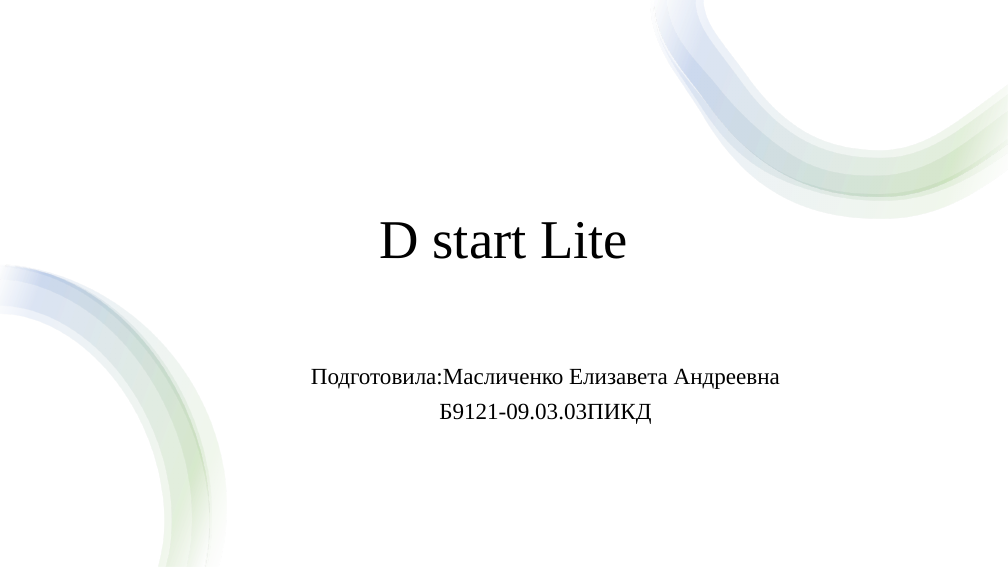
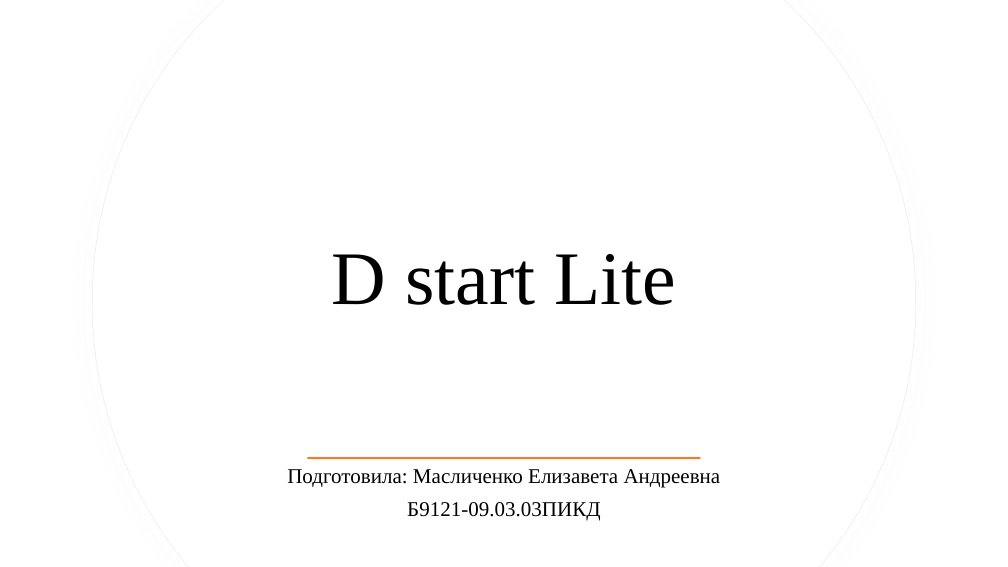
Before and after one commit to lizz770/D-Lite, a slide deck: slide 1 of DstarLite.pptx. Drawn at 1008x567 pixels with LibreOffice and Linux fonts; fonts in the diff are those of the drawing. Boxes give left, top, right and bottom in pixels: in the first picture for what was removed or moved away, otherwise in the second. Text is boxed around its words. In the diff, an @@ line names an element or a change of style, - is before the commit and + after.

```diff
--- a/DstarLite.pptx
+++ b/DstarLite.pptx
@@ rectangle removed at (0,0,1008,567) @@
@@ freeform shape added at (92,0,917,567), fill #FFFFFF, outline #EFEFEF 0.75 pt @@
@@ freeform shape added at (93,0,916,567), fill #FFFFFF @@
@@ group removed at (650,0,1008,219): 4 freeform shapes @@
@@ title "D start Lite": place and size @@
-title "D start Lite" at (380,222,628,259)
+title "D start Lite" at (332,254,675,305)
@@ title "D start Lite" at (332,254,675,305): size 52 to 72 pt; vertical alignment bottom to middle @@
@@ group removed at (0,265,227,567): 4 freeform shapes @@
@@ subtitle "Подготовила: Масличенко Елизавета Андреевна": place and size @@
-subtitle "Подготовила: Масличенко Елизавета Андреевна" at (311,368,780,424)
+subtitle "Подготовила: Масличенко Елизавета Андреевна" at (287,469,721,521)
@@ subtitle "Подготовила: Масличенко Елизавета Андреевна" at (287,469,721,521): vertical alignment top to middle @@
@@ subtitle at (287,469,721,487): text changed; size 22 to 20 pt @@
-Подготовила:Масличенко Елизавета Андреевна
+Подготовила: Масличенко Елизавета Андреевна
@@ rectangle added at (308,457,701,459), fill #ED7D31 @@
@@ subtitle at (407,502,600,521): size 22 to 20 pt in "Б9121-09.03.03ПИКД" @@
```
Also in this commit, not shown: 3 other slides changed, 3 slides added, 2 other files.
